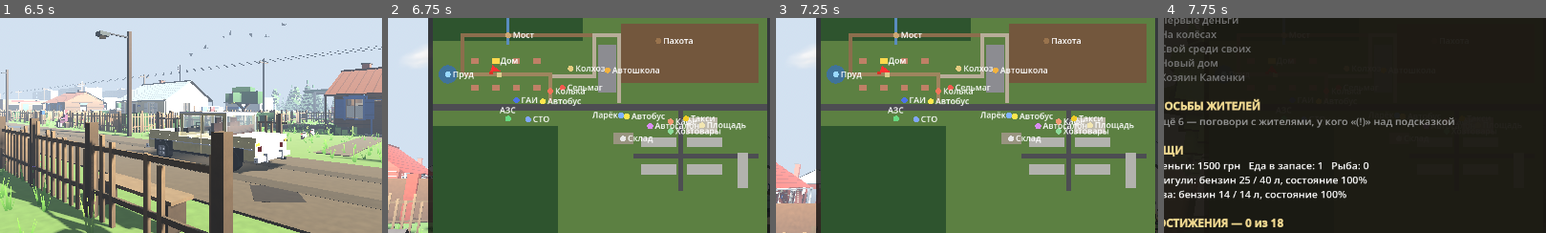
Above: before the commit, frames 1-4 (left to right).
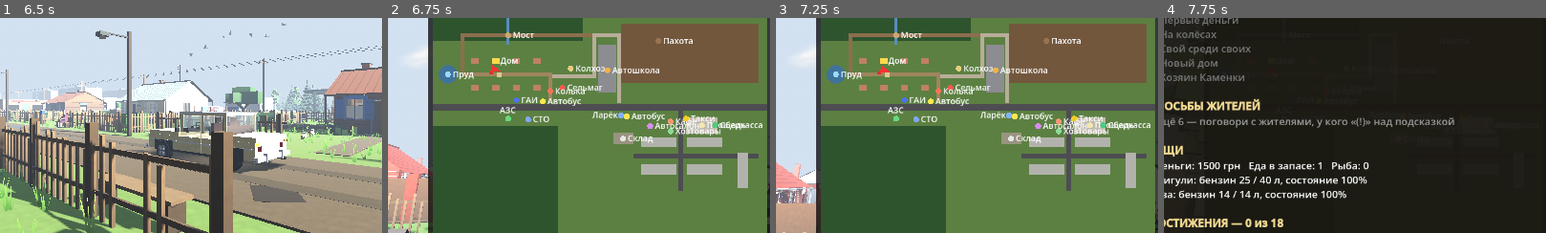
Above: after the commit, the same moments.

Repository: Bobi3f/666666
Game: Godot game, scene res://scenes/World.tscn
Two runs of this game, one before a commit and one after it. Both use one fixed random seed, a clock stepped at 60 frames per second and the inputs below.
Inputs (mouse positions are % of the whole screen's width and height, from its top left):
- Up to frame 1 (6.5 s): click "Начать" at 0.5 s; move the mouse to (55, 50) at 1.27 s; hold W 1.28-5 s; tap E at 1.35 s; click (55, 50) at 1.42 s; tap Space at 1.52, 2.27, 3.77, 4.52 s; move the mouse to (45, 50) at 2.02 s; tap Q at 2.1 s; move the mouse to (52, 48) at 2.77 s; tap C at 2.85 s; move the mouse to (49, 52) at 3.52 s; tap Shift at 3.6 s; click (49, 52) at 3.67 s; move the mouse to (57, 51) at 4.27 s; hold Ctrl 4.28-5 s; tap Escape at 4.9 s; click "Новая игра" at 5 s; click "Да, новая игра" at 5.75 s
- Up to frame 2 (6.75 s): move the mouse to (42, 49) at 6.52 s; hold W from 6.53 s (still down); tap M at 6.6 s
- Up to frame 3 (7.25 s): keep holding W; tap Space at 6.77 s
- Up to frame 4 (7.75 s): keep holding W; move the mouse to (51, 50) at 7.27 s; tap J at 7.35 s; click (51, 50) at 7.42 s
The pictures show only the part of the screen within x 22-72%, y 29-79%; the shares and areas given below are measured in that part.

Frame 1 is identical in both runs. In frame 2, 0.2% of the frame differs, in the area x 84-98%, y 48-52%; in frame 3, 0.2%; in frame 4, less than 0.1%.

Commit message:
Сберкасса на площади: вклад под 1% в день
Co-Authored-By: Claude Opus 5.5 <noreply@anthropic.com>
Claude-Session: https://claude.ai/code/session_01UVk6wNNM2FjtKcFVRWCFoE

Diff:
--- a/scripts/core/daily_manager.gd
+++ b/scripts/core/daily_manager.gd
@@ -37,6 +37,10 @@
 ## Выкупленное дело и в какой день последний раз получен доход
 var owned: Array = []
 var paid_day := 0
+## Вклад в сберкассе: каждое утро +1% (с копейками — вниз), до 100 грн в день.
+var deposit := 0
+const INTEREST := 0.01
+const INTEREST_MAX := 100
 
 
 func _ready() -> void:
@@ -50,6 +54,11 @@
 	var day := TimeManager.day
 	# Новый день — доход со своего дела за вчера
 	if paid_day < day:
+		if paid_day > 0 and deposit > 0:
+			var add := mini(int(deposit * INTEREST), INTEREST_MAX)
+			if add > 0:
+				deposit += add
+				GameManager.notify("Сберкасса: на вклад начислено +%d грн, на счету %d грн" % [add, deposit])
 		if paid_day > 0 and not owned.is_empty():
 			var sum := 0
 			for id in owned:
@@ -129,8 +138,29 @@
 	return true
 
 
+## Положить все деньги, кроме мелочи на расходы.
+func put_money(keep := 300) -> int:
+	var sum := GameManager.money - keep
+	if sum <= 0:
+		return 0
+	GameManager.money -= sum
+	GameManager.money_changed.emit(GameManager.money)
+	deposit += sum
+	changed.emit()
+	return sum
+
+
+func take_money() -> int:
+	var sum := deposit
+	deposit = 0
+	GameManager.money += sum
+	GameManager.money_changed.emit(GameManager.money)
+	changed.emit()
+	return sum
+
+
 func save_state() -> Dictionary:
-	return {"errand": errand, "day": errand_day, "n": progress, "done": done, "total": done_total, "owned": owned, "paid": paid_day}
+	return {"deposit": deposit, "errand": errand, "day": errand_day, "n": progress, "done": done, "total": done_total, "owned": owned, "paid": paid_day}
 
 
 func load_state(d: Dictionary) -> void:
@@ -141,4 +171,5 @@
 	done_total = int(d.get("total", 0))
 	owned = (d.get("owned", []) as Array).duplicate()
 	paid_day = int(d.get("paid", 0))
+	deposit = int(d.get("deposit", 0))
 	changed.emit()
--- a/scripts/ui/journal.gd
+++ b/scripts/ui/journal.gd
@@ -109,6 +109,8 @@
 		t += "[color=#9a9a9a]  Ещё %d — поговори с жителями, у кого «(!)» над подсказкой[/color]\n" % unknown
 	t += "\n[b][color=#f0d890]ВЕЩИ[/color][/b]\n"
 	t += "  Деньги: %d грн   Еда в запасе: %d   Рыба: %d\n" % [GameManager.money, NeedsManager.snacks, NeedsManager.fish]
+	if Daily.deposit > 0:
+		t += "  На вкладе в сберкассе: %d грн (+1%% в день)\n" % Daily.deposit
 	var extra: Array[String] = []
 	if QuestManager.items.has("medicine"):
 		extra.append("лекарство для тёти Люды")
--- a/scripts/ui/map.gd
+++ b/scripts/ui/map.gd
@@ -116,6 +116,7 @@
 		["Автосалон", Vector3(60, 0, 22), Color(0.85, 0.55, 0.95)],
 		["Пахота", Vector3(70, 0, -80), Color(0.6, 0.45, 0.3)],
 		["ГАИ", Vector3(-100, 0, -9.2), Color(0.3, 0.45, 0.9)],
+		["Сберкасса", Vector3(137.8, 0, 21), Color(0.3, 0.8, 0.5)],
 	]
 	var blink := fmod(Time.get_ticks_msec() / 400.0, 2.0) < 1.0
 	for pl in places:
--- a/scripts/ui/pause_menu.gd
+++ b/scripts/ui/pause_menu.gd
@@ -376,6 +376,7 @@
 	t += "  Автосалон у въезда в город: Нива — вездеход, Волга — быстрее и в такси\n    платят больше, ГАЗ-53 — развоз хлеба вдвое дороже\n"
 	t += "  Каждое утро звонят с поручением (строка «Поручение» в задании) — выполни до полуночи\n"
 	t += "  Воскресенье (каждый 7-й день) — ярмарка на площади: рыба вдвое дороже, лотерея\n"
+	t += "  Сберкасса на площади Мира: вклад растёт на 1% каждое утро\n"
 	t += "  Своё дело: ларёк у склада и СТО продаются — каждое утро приносят доход\n"
 	t += "  Колхоз: трактор МТЗ-80 у сарая, щит «ПАХОТА» — 6 борозд на поле, +700 грн\n"
 	t += "  Лес: каждое утро растут грибы (осенью вдвое больше) — белый +2 еды, мухомор не бери\n"
--- a/scripts/world/business_spots.gd
+++ b/scripts/world/business_spots.gd
@@ -43,6 +43,55 @@
 		add_child(zone)
 	Daily.changed.connect(_update)
 	_update()
+	_build_bank()
+
+
+## Сберкасса на площади Мира: будка с окошком, вклад под 1% в день.
+const BANK := Vector3(137.8, 0, 21.0)
+
+
+func _build_bank() -> void:
+	var c := BANK
+	var b := MeshBuilder.new()
+	b.box(c + Vector3(-1.2, 0, -1.6), c + Vector3(1.2, 2.6, 1.6), Color(0.85, 0.87, 0.9), true)
+	b.box(c + Vector3(-1.21, 2.0, -1.61), c + Vector3(1.21, 2.6, 1.61), Color(0.15, 0.45, 0.3))
+	b.box(c + Vector3(-1.4, 2.6, -1.8), c + Vector3(1.4, 2.72, 1.8), Color(0.3, 0.3, 0.32))
+	# Окошко и прилавок, дверь
+	b.box(c + Vector3(-1.23, 1.0, -0.9), c + Vector3(-1.2, 1.7, 0.2), Color(0.4, 0.5, 0.55))
+	b.box(c + Vector3(-1.5, 0.95, -1.0), c + Vector3(-1.2, 1.0, 0.3), Color(0.5, 0.4, 0.3))
+	b.box(c + Vector3(-1.23, 0, 0.6), c + Vector3(-1.2, 1.9, 1.3), Color(0.35, 0.25, 0.18))
+	add_child(b.build_mesh())
+	var l := Label3D.new()
+	l.text = "СБЕРКАССА"
+	l.font_size = 72
+	l.pixel_size = 0.005
+	l.outline_size = 8
+	l.modulate = Color(1, 1, 1)
+	l.position = c + Vector3(-1.23, 2.3, 0)
+	l.rotation.y = -PI / 2.0
+	add_child(l)
+	var put := InteractZone.create("", Vector3(1.8, 2.2, 1.4))
+	put.position = c + Vector3(-2.2, 0, -0.6)
+	put.prompt_fn = func() -> String:
+		if GameManager.money <= 300:
+			return "Сберкасса: вклад %d грн, +1%% в день. Положить нечего — 300 грн оставь на жизнь" % Daily.deposit
+		return "E — положить на вклад %d грн (+1%% в день; 300 грн оставить на жизнь)" % (GameManager.money - 300)
+	put.activated.connect(func() -> void:
+		var sum := Daily.put_money()
+		if sum > 0:
+			SoundLibrary.play("cash")
+			GameManager.notify("Положил %d грн. На вкладе: %d грн — каждое утро +1%%" % [sum, Daily.deposit]))
+	add_child(put)
+	var take := InteractZone.create("", Vector3(1.8, 2.2, 1.2))
+	take.position = c + Vector3(-2.2, 0, 0.9)
+	take.prompt_fn = func() -> String:
+		return "E — снять вклад: %d грн" % Daily.deposit if Daily.deposit > 0 else "Сберкасса: вклада нет"
+	take.activated.connect(func() -> void:
+		var sum := Daily.take_money()
+		if sum > 0:
+			SoundLibrary.play("cash")
+			GameManager.notify("Снял со вклада %d грн" % sum))
+	add_child(take)
 
 
 func _prompt(id: String) -> String:
Not shown, changed: README.md
